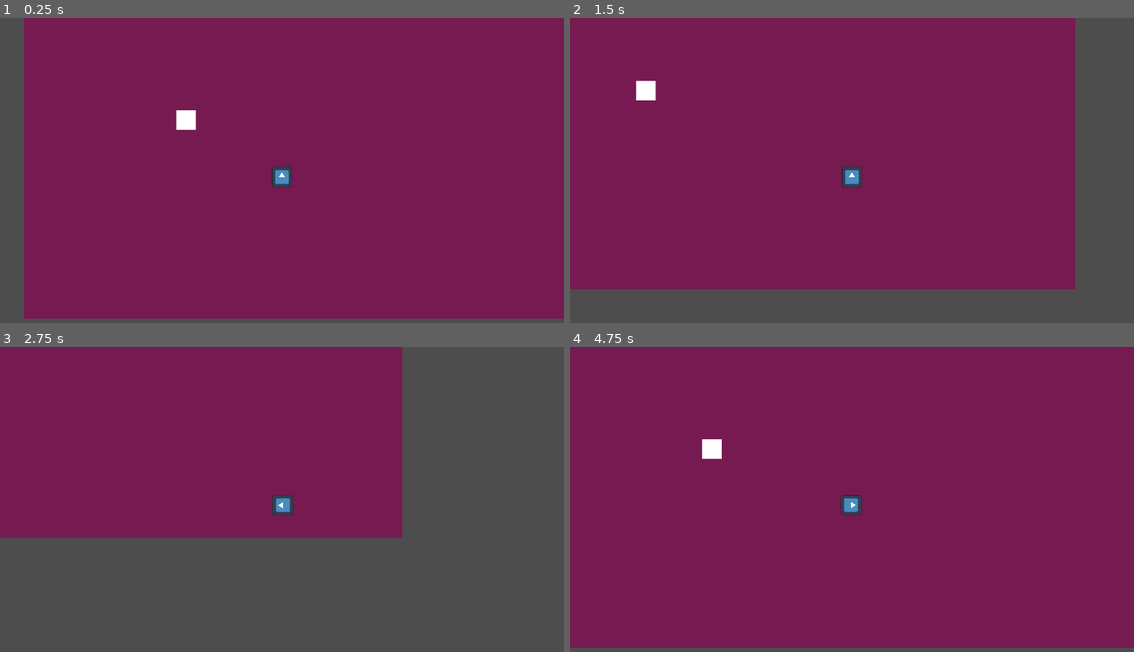
Above: before the commit, frames 1-4 (two rows, left to right).
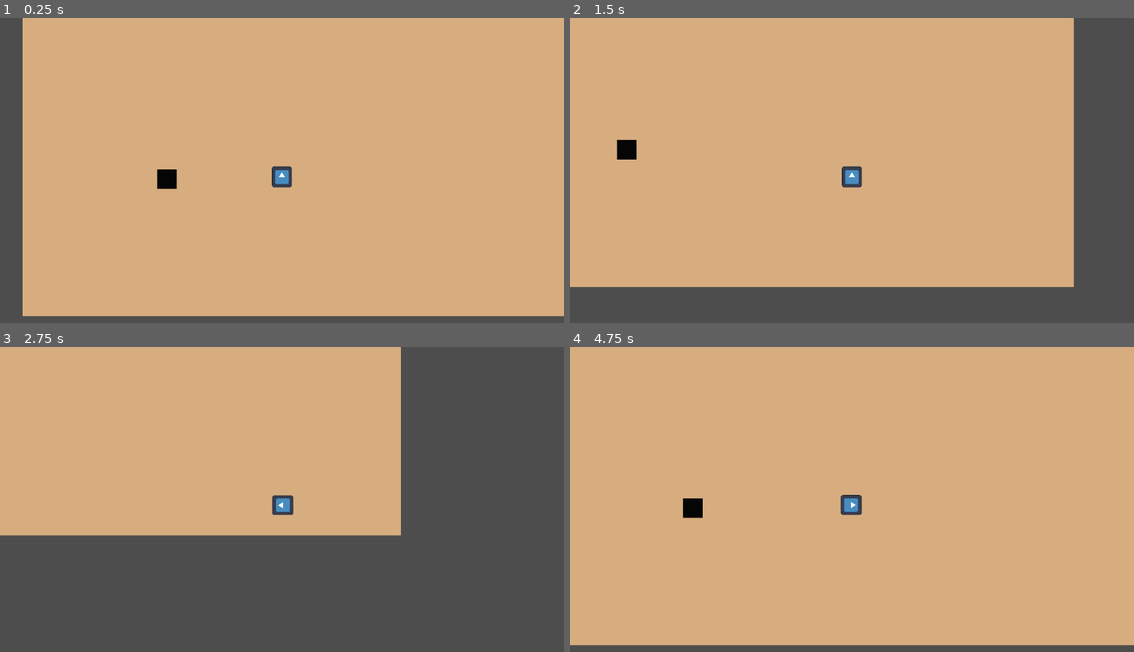
Above: after the commit, the same moments.

Repository: eliasescalante/GJ_godot_2026
Game: Godot game, scene res://src/scenes/world/world_test/world_test.tscn
Two runs of this game, one before a commit and one after it. Both use one fixed random seed, a clock stepped at 60 frames per second and the inputs below. The engine's default icon, where the game draws it, is replaced by a stand-in: a white triangle on a blue panel in a dark square.
Inputs:
- Up to frame 1 (0.25 s): no input
- Up to frame 2 (1.5 s): tap Enter at 0.5 s; hold Right (ui_right) 0.53-1.28 s; hold Down (ui_down) from 1.28 s (still down)
- Up to frame 3 (2.75 s): release Down (ui_down) at 2.03 s; hold Right (ui_right) from 2.03 s (still down)
- Up to frame 4 (4.75 s): release Right (ui_right) at 2.78 s; hold Up (ui_up) 2.78-3.53 s; hold Left (ui_left) from 3.53 s (still down)

The runs differ from the first frame. In frame 1, 94% of the frame differs, in the area x 4-100%, y 0-99%; in frame 2, 79%; in frame 3, 44%; in frame 4, 98%, in the area x 0-100%, y 0-99%.

Commit message:
agrego deteccion de items

Diff:
--- a/project.godot
+++ b/project.godot
@@ -28,6 +28,11 @@
 "res://src/scripts/": "yellow"
 }
 
+[global_group]
+
+player=""
+cuadradito=""
+
 [physics]
 
 3d/physics_engine="Jolt Physics"
--- a/src/scenes/player/player.gd
+++ b/src/scenes/player/player.gd
@@ -19,4 +19,7 @@
 
 
 func _on_area_2d_body_entered(body: Node2D) -> void:
-	pass # Replace with function body.
+	#para detectar items en modo test por el momento
+	#seguro usamos un group del tipo items
+	if body.is_in_group("cuadradito"):
+		print("te vi")
--- a/src/scenes/player/player.tscn
+++ b/src/scenes/player/player.tscn
@@ -6,7 +6,7 @@
 [sub_resource type="RectangleShape2D" id="RectangleShape2D_qopur"]
 size = Vector2(40.125, 41.25)
 
-[node name="Player" type="CharacterBody2D" unique_id=2066801081]
+[node name="Player" type="CharacterBody2D" unique_id=2066801081 groups=["player"]]
 script = ExtResource("1_swhsd")
 
 [node name="CollisionShape2D" type="CollisionShape2D" parent="." unique_id=297698237]
--- a/src/scenes/world/world_test/world_test.tscn
+++ b/src/scenes/world/world_test/world_test.tscn
@@ -2,18 +2,30 @@
 
 [ext_resource type="PackedScene" uid="uid://difl8slskhcp1" path="res://src/scenes/player/player.tscn" id="1_1dhvx"]
 
+[sub_resource type="RectangleShape2D" id="RectangleShape2D_1dhvx"]
+size = Vector2(45.5, 41.5)
+
 [node name="WorldTest" type="Node2D" unique_id=211107038]
 
 [node name="ColorRect" type="ColorRect" parent="." unique_id=625326707]
-offset_right = 1208.0
-offset_bottom = 662.0
-color = Color(0.4679672, 0.10245139, 0.3175443, 1)
+offset_left = -3.0
+offset_top = -5.0
+offset_right = 1205.0
+offset_bottom = 657.0
+color = Color(0.842374, 0.6794331, 0.4983136, 1)
 
 [node name="Player" parent="." unique_id=2066801081 instance=ExtResource("1_1dhvx")]
 position = Vector2(527, 370)
 
-[node name="ColorRect2" type="ColorRect" parent="." unique_id=970866654]
-offset_left = 311.0
-offset_top = 235.0
-offset_right = 351.0
-offset_bottom = 275.0
+[node name="StaticBody2D" type="StaticBody2D" parent="." unique_id=1697062501 groups=["cuadradito"]]
+
+[node name="ColorRect" type="ColorRect" parent="StaticBody2D" unique_id=802751612]
+offset_left = 272.0
+offset_top = 356.0
+offset_right = 312.0
+offset_bottom = 396.0
+color = Color(0.021434637, 0.021434635, 0.021434633, 1)
+
+[node name="CollisionShape2D" type="CollisionShape2D" parent="StaticBody2D" unique_id=1279917571]
+position = Vector2(291.25, 376.25)
+shape = SubResource("RectangleShape2D_1dhvx")
